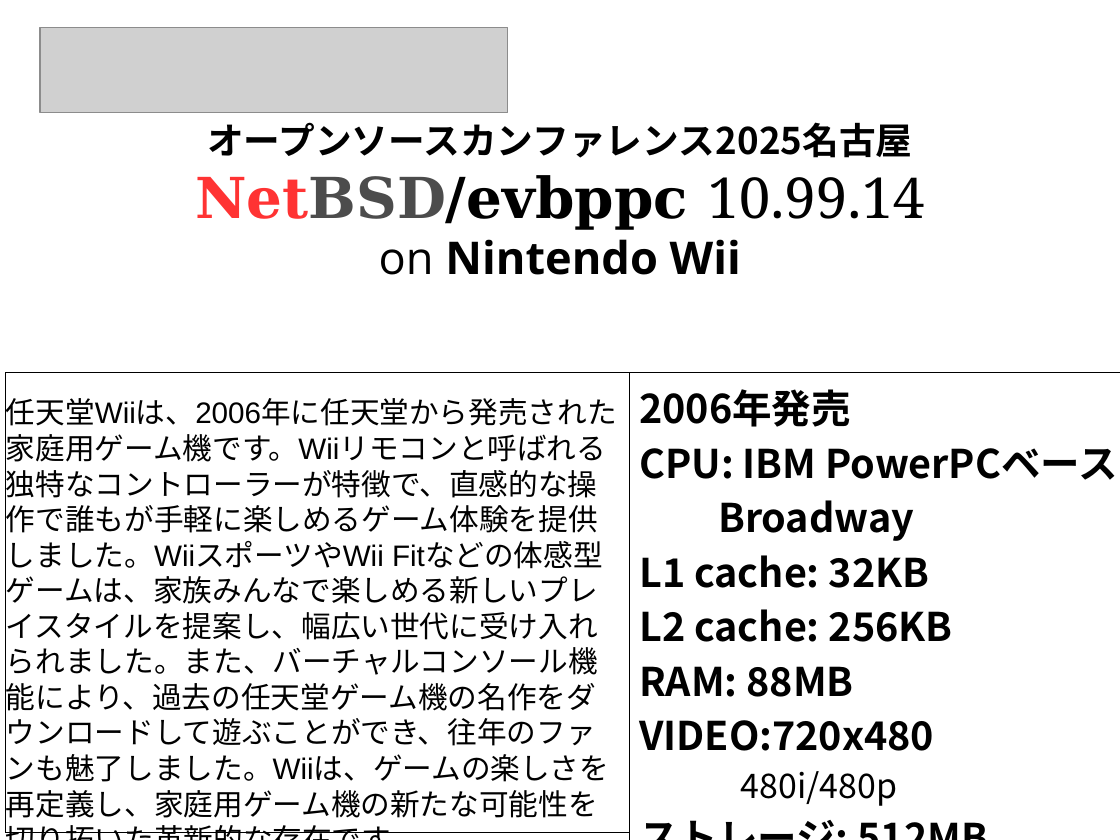
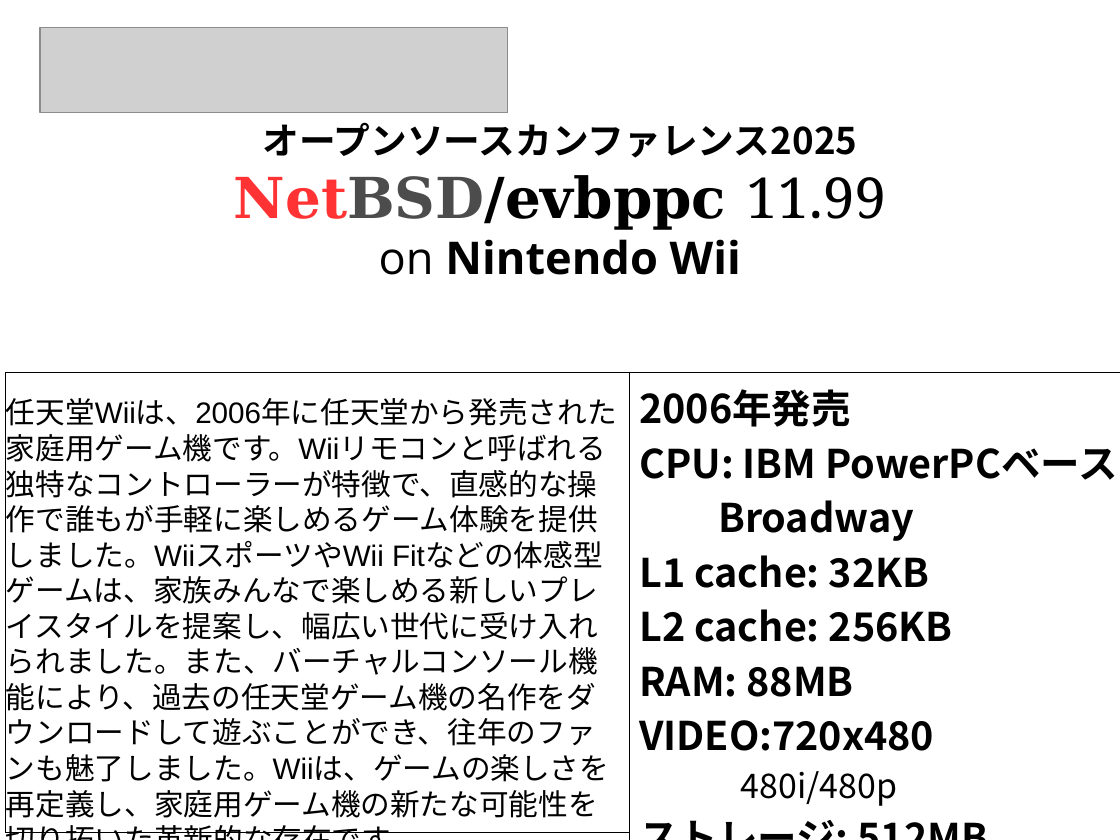
Before and after one commit to ebijun/osc-demo, a slide deck: slide 5 of Pop/RPI4.odp (slide 4 before the commit). Drawn at 1120x840 pixels with LibreOffice and Linux fonts; fonts in the diff are those of the drawing; grey boxes stand for pictures. Boxes give left, top, right and bottom in pixels: in the first picture for what was removed or moved away, otherwise in the second. Text is boxed around its words. In the diff, an @@ line names an element or a change of style, - is before the commit and + after.

```diff
--- a/Pop/RPI4.odp
+++ b/Pop/RPI4.odp
@@ text at bbox=[234, 122, 886, 229]: text changed @@
-オープンソースカンファレンス2025名古屋
-NetBSD/evbppc 10.99.14
+オープンソースカンファレンス2025
+NetBSD/evbppc 11.99
```
Also in this commit, not shown: 4 other slides changed, 5 slides added.
